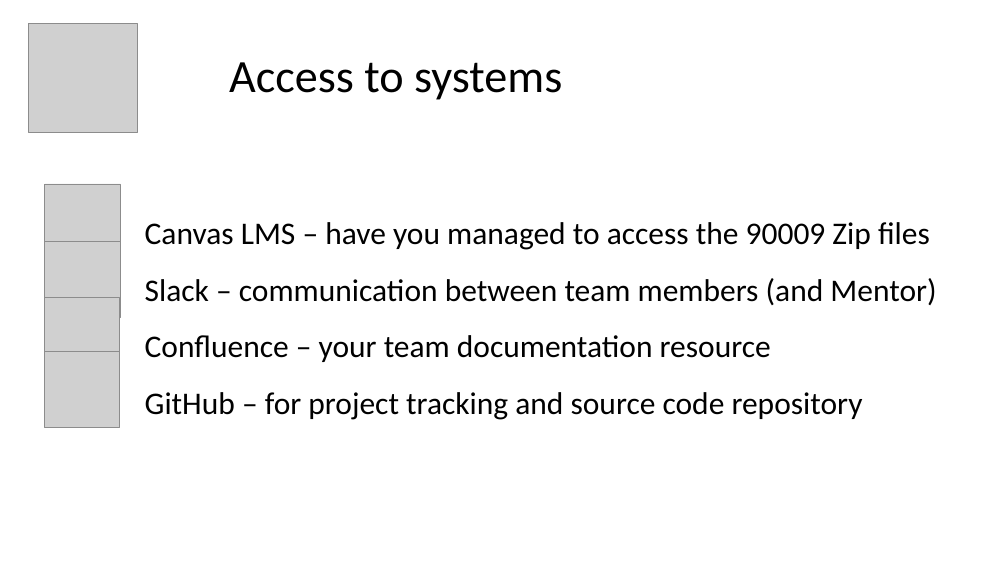
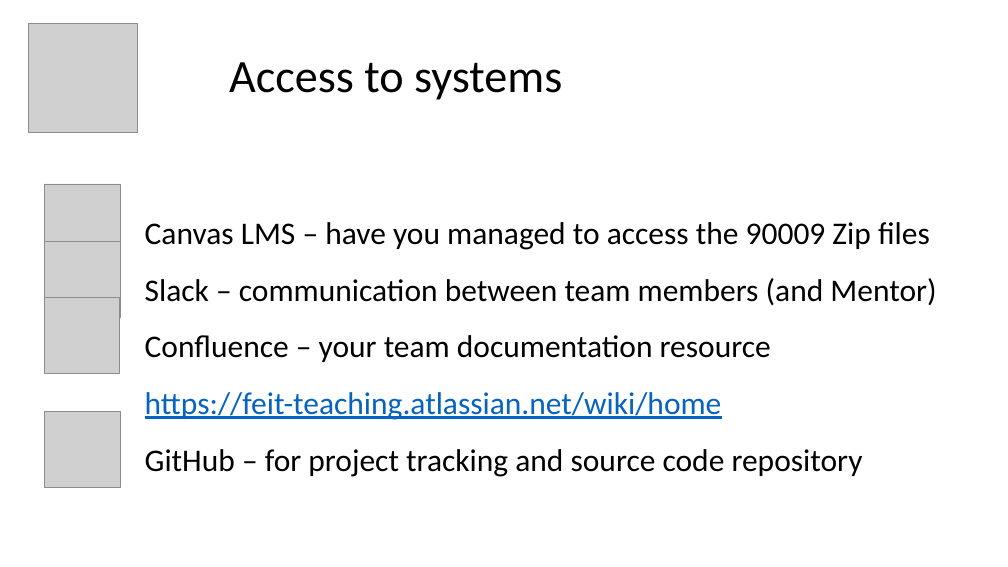
Before and after one commit to paulcalverley/paulcalverley, a slide deck: slide 10 of Week2_2025_DB.pptx. Drawn at 1008x567 pixels with LibreOffice and Linux fonts; fonts in the diff are those of the drawing; grey boxes stand for pictures. Boxes give left, top, right and bottom in pixels: in the first picture for what was removed or moved away, otherwise in the second. Text is boxed around its words. In the diff, an @@ line names an element or a change of style, - is before the commit and + after.

Commit message:
Corrected Confluence URL for DB

```diff
--- a/Week2_2025_DB.pptx
+++ b/Week2_2025_DB.pptx
@@ picture: place and size @@
-picture at <box>44,352,119,427</box>
+picture at <box>45,412,120,488</box>
@@ text at <box>145,392,722,420</box>: paragraph added @@
+https://feit-teaching.atlassian.net/wiki/home
```
